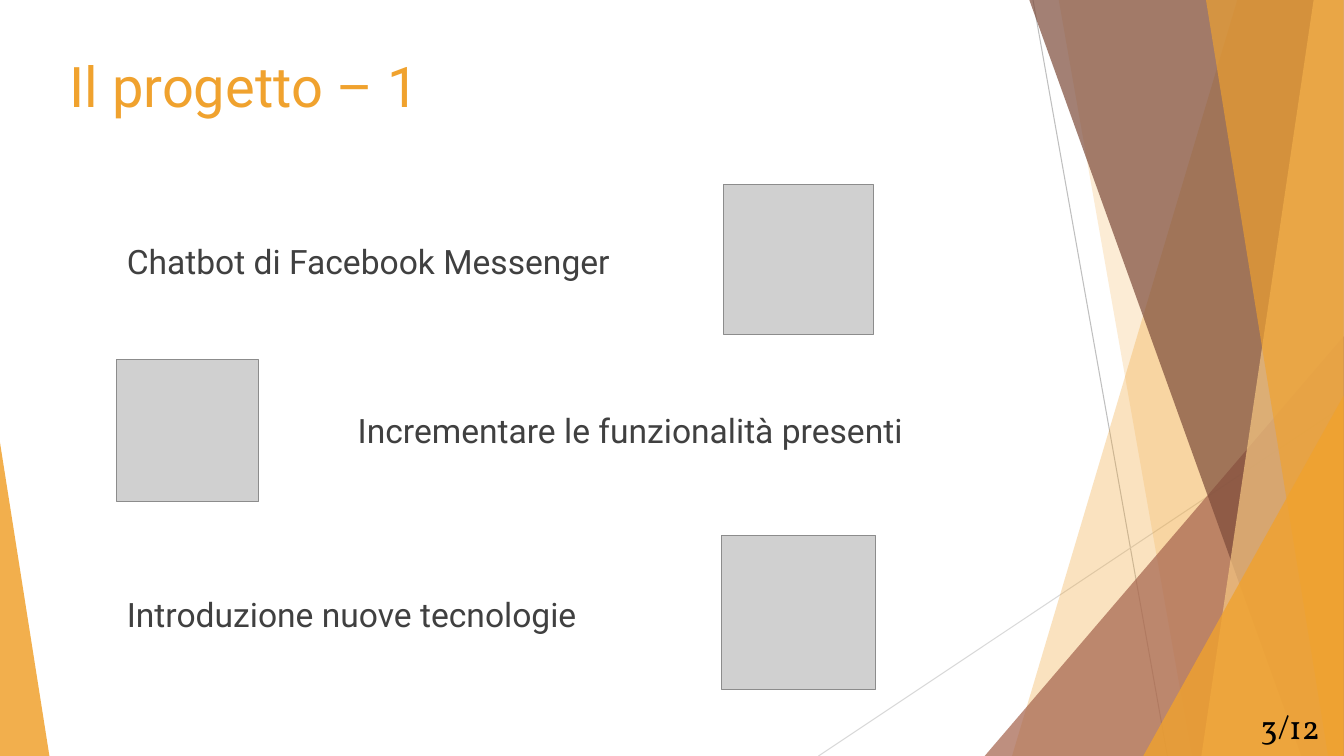
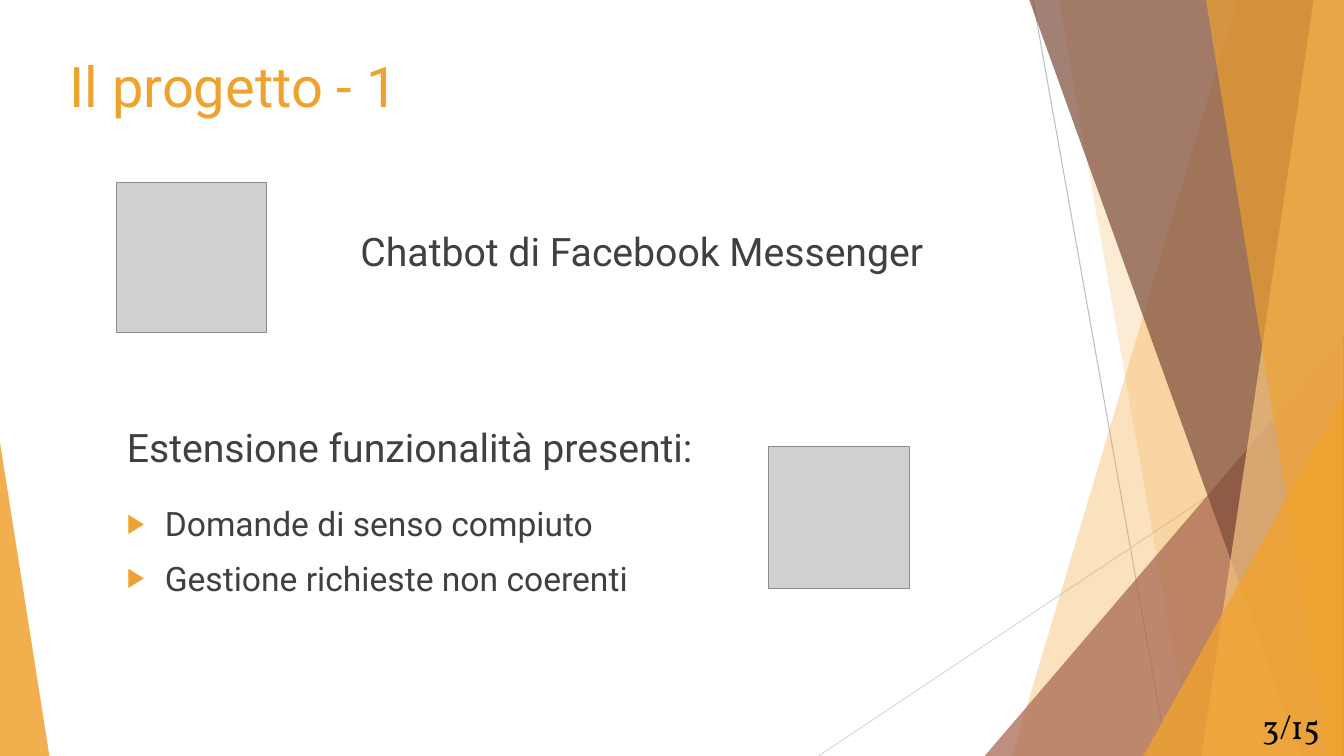
Before and after one commit to Mou95/Tesi, a slide deck: slide 3 of Presentazione_tesi.pptx. Drawn at 1344x756 pixels with LibreOffice and Linux fonts; fonts in the diff are those of the drawing; grey boxes stand for pictures. Boxes give left, top, right and bottom in pixels: in the first picture for what was removed or moved away, otherwise in the second. Text is boxed around its words. In the diff, an @@ line names an element or a change of style, - is before the commit and + after.

```diff
--- a/Presentazione_tesi.pptx
+++ b/Presentazione_tesi.pptx
@@ text at [70,65,397,119]: text changed @@
-Il progetto – 1
+Il progetto - 1
@@ picture: place and size @@
-picture at [724,185,873,334]
+picture at [117,182,266,332]
@@ text "Chatbot di Facebook Messenger": place and size @@
-text "Chatbot di Facebook Messenger" at [127,249,609,281]
+text "Chatbot di Facebook Messenger" at [360,236,923,274]
@@ text "Chatbot di Facebook Messenger" at [360,236,923,274]: size 24 to 28 pt @@
@@ text at [127,432,692,470]: text changed; size 24 to 28 pt @@
-Incrementare le funzionalità presenti
+Estensione funzionalità presenti:
@@ picture: place and size @@
-picture at [117,360,259,502]
+picture at [768,447,910,589]
@@ text added at [165,511,628,592], 24 pt, text #404040 @@
+▶ Domande di senso compiuto
+▶ Gestione richieste non coerenti
@@ picture removed at [722,535,876,690] @@
@@ text removed at [127,602,576,634] @@
-Introduzione nuove tecnologie
@@ text at [1262,715,1320,745]: text changed @@
-3/12
+3/15
```
Also in this commit, not shown: 11 other slides changed, 3 slides added, 2 other files.
